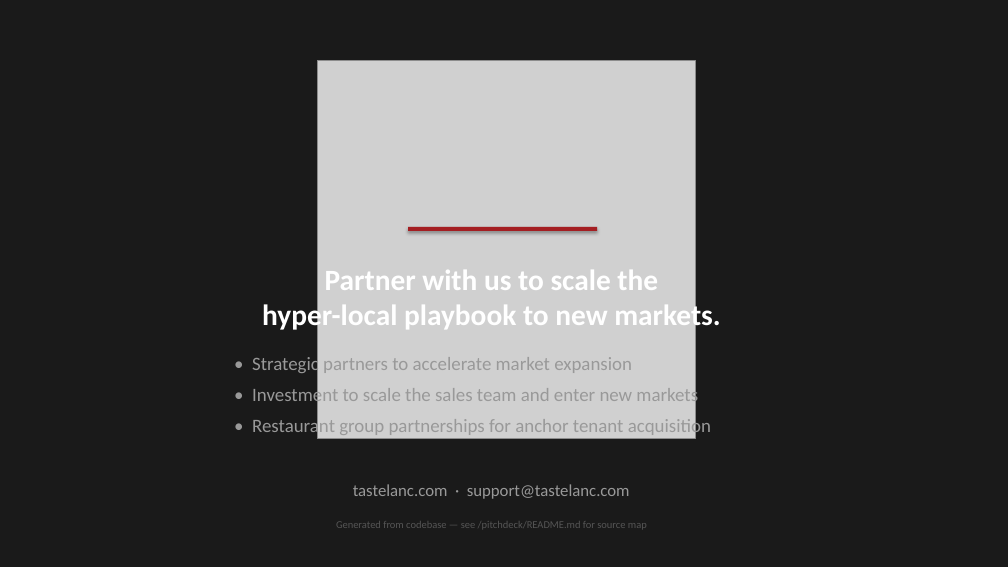
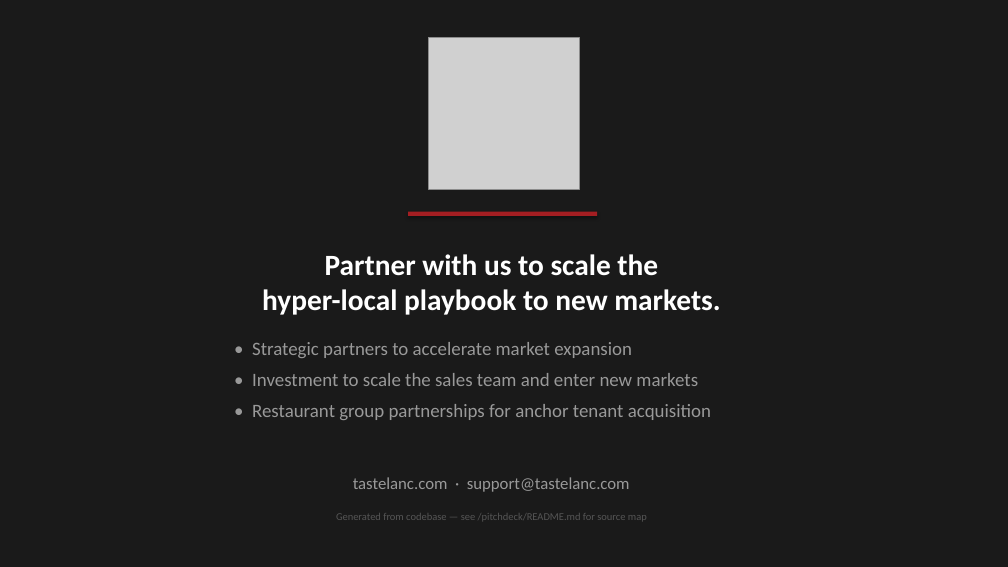
Before and after one commit to leandertoney/tastelanc, a slide deck: slide 14 of pitchdeck/TasteLanc_PitchDeck.pptx. Drawn at 1008x567 pixels with LibreOffice and Linux fonts; fonts in the diff are those of the drawing; grey boxes stand for pictures. Boxes give left, top, right and bottom in pixels: in the first picture for what was removed or moved away, otherwise in the second. Text is boxed around its words. In the diff, an @@ line names an element or a change of style, - is before the commit and + after.

```diff
--- a/pitchdeck/TasteLanc_PitchDeck.pptx
+++ b/pitchdeck/TasteLanc_PitchDeck.pptx
@@ picture resized from (x1=318, y1=60, x2=696, y2=439) to (x1=429, y1=38, x2=580, y2=189) @@
@@ 2 texts, 1 rectangle moved together from (x1=252, y1=227, x2=720, y2=438) to (x1=252, y1=212, x2=720, y2=420) @@
@@ text "tastelanc.com · support@tastelanc.com" moved from (x1=353, y1=484, x2=630, y2=499) to (x1=353, y1=477, x2=630, y2=492) @@
@@ text "Generated from codebase — see ..." moved from (x1=336, y1=521, x2=647, y2=529) to (x1=336, y1=513, x2=647, y2=521) @@
```
Also in this commit, not shown: 2 other slides changed, 10 other files.
